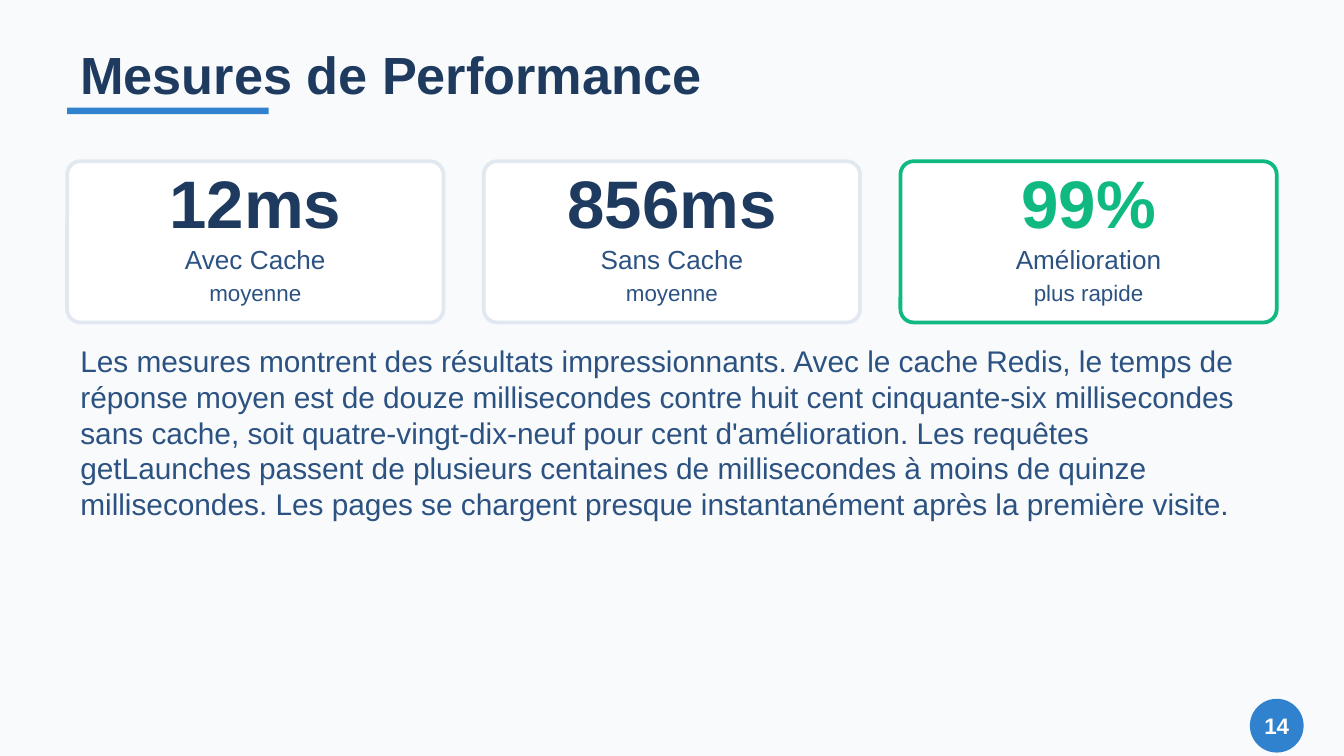
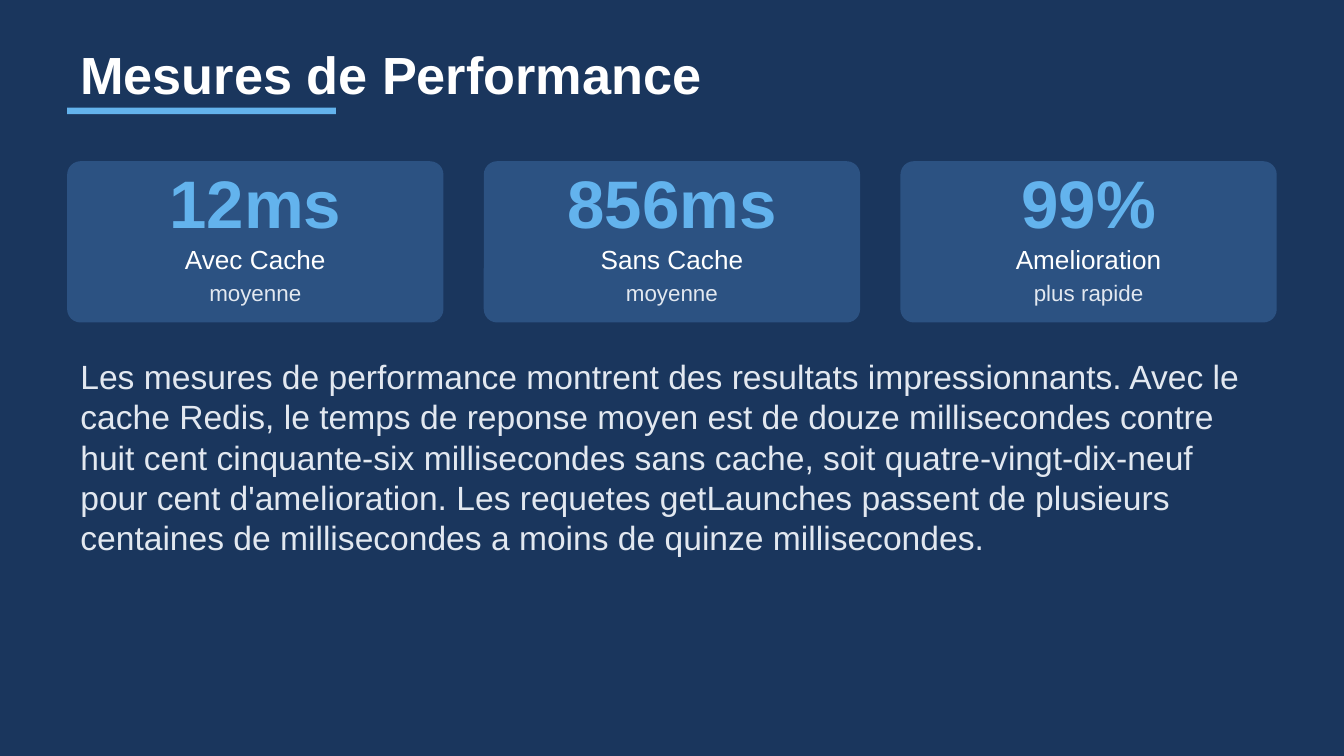
Before and after one commit to Zeinot/marketplace-saas, a slide deck: slide 14 of output/Presentation_Cache_Redis.pptx. Drawn at 1344x756 pixels with LibreOffice and Linux fonts; fonts in the diff are those of the drawing. Boxes give left, top, right and bottom in pixels: in the first picture for what was removed or moved away, otherwise in the second. Text is boxed around its words. In the diff, an @@ line names an element or a change of style, - is before the commit and + after.

```diff
--- a/output/Presentation_Cache_Redis.pptx
+++ b/output/Presentation_Cache_Redis.pptx
@@ background #F8FAFC to #1A365D @@
@@ text "Mesures de Performance" at [80,56,701,95]: text colour #1E3A5F to #FFFFFF @@
@@ rectangle: place and size @@
-rectangle at [67,108,269,114]
+rectangle at [67,108,336,114]
@@ rectangle at [67,108,336,114]: fill #3182CE to #63B3ED @@
@@ text "12ms" at [169,181,341,229]: text colour #1E3A5F to #63B3ED @@
@@ rounded rectangle at [67,161,444,323]: fill #FFFFFF to #2C5282; outline #E2E8F0 2 pt to none @@
@@ text "856ms" at [567,181,776,229]: text colour #1E3A5F to #63B3ED @@
@@ rounded rectangle at [484,161,860,323]: fill #FFFFFF to #2C5282; outline #E2E8F0 2 pt to none @@
@@ text "99%" at [1021,181,1155,229]: text colour #10B981 to #63B3ED @@
@@ rounded rectangle at [900,161,1277,323]: fill #FFFFFF to #2C5282; outline #10B981 2 pt to none @@
@@ text "Avec Cache" at [185,250,326,270]: text colour #2C5282 to #FFFFFF @@
@@ text "Sans Cache" at [601,250,743,270]: text colour #2C5282 to #FFFFFF @@
@@ text at [1016,250,1161,270]: text changed; text colour #2C5282 to #FFFFFF @@
-Amélioration
+Amelioration
@@ text colour #2C5282 to #E2E8F0 in 3 elements at [209,289,301,306], [626,289,718,306], [1034,285,1143,306] @@
@@ text at [80,364,1239,556]: text changed; size 16 to 18 pt; text colour #2C5282 to #E2E8F0 @@
-Les mesures montrent des résultats impressionnants. Avec le cache Redis, le temps de réponse moyen est de douze millisecondes contre huit cent cinquante-six millisecondes sans cache, soit quatre-vingt-dix-neuf pour cent d'amélioration. Les requêtes getLaunches passent de plusieurs centaines de millisecondes à moins de quinze millisecondes. Les pages se chargent presque instantanément après la première visite.
+Les mesures de performance montrent des resultats impressionnants. Avec le cache Redis, le temps de reponse moyen est de douze millisecondes contre huit cent cinquante-six millisecondes sans cache, soit quatre-vingt-dix-neuf pour cent d'amelioration. Les requetes getLaunches passent de plusieurs centaines de millisecondes a moins de quinze millisecondes.
@@ ellipse removed at [1250,699,1304,753] @@
@@ text removed at [1264,718,1289,734] @@
-14
```
Also in this commit, not shown: 16 other slides changed, 3 slides added, 3 slides removed, 22 other files.
